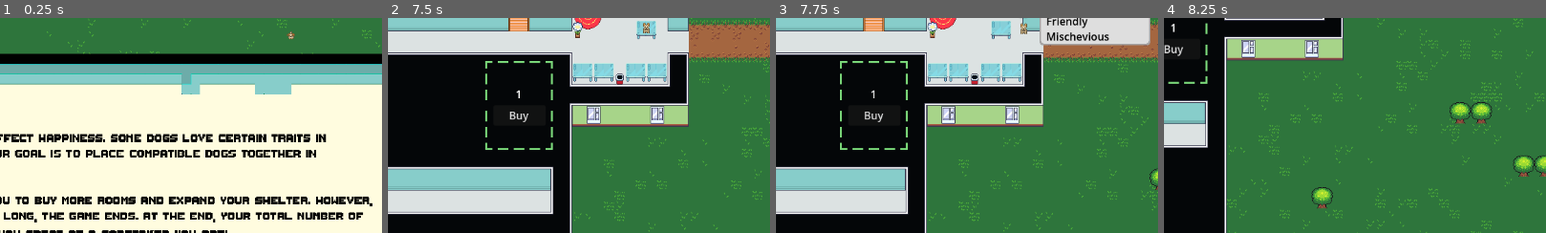
Above: before the commit, frames 1-4 (left to right).
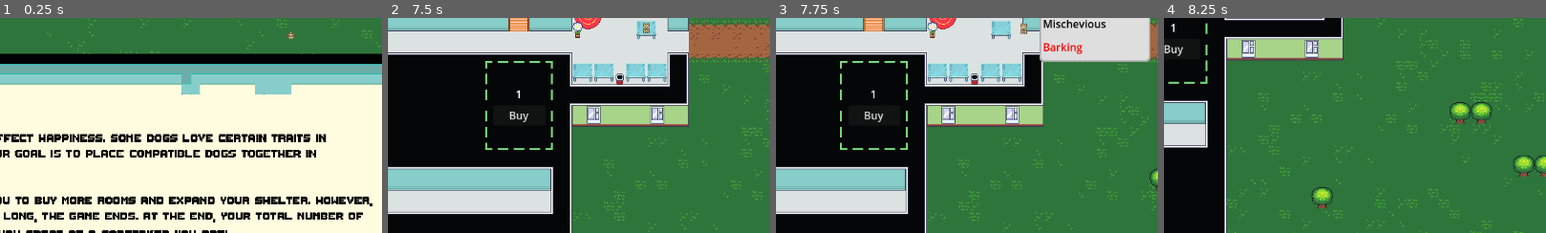
Above: after the commit, the same moments.

Repository: Tausva/DogShelter
Game: Godot game, scene res://scenes/game_menu/game_menu.tscn
The game is run twice, just before and just after one commit, with the same random seed, the same clock (stepped at 60 frames per second) and the same inputs.
Inputs (mouse positions are % of the whole screen's width and height, from its top left):
- Up to frame 1 (0.25 s): no input
- Up to frame 2 (7.5 s): click (76, 87) at 0.5 s; click "Buy" at 1.25 s; click (98, 4) at 2 s; click (77, 36) at 2.75 s; tap Enter at 3.5, 5, 6.5 s; move the mouse to (72, 45) at 3.52 s; hold D (Right) 3.53-4.25 s; click (72, 45) at 3.67 s; tap Space at 4.25, 5.75 s; drag from (30, 55) to (72, 45) at 4.27 s; move the mouse to (60, 28) at 5.02 s; hold D (Right) 5.03-5.75 s; click (60, 28) at 5.17 s; drag from (45, 70) to (20, 35) at 5.77 s; move the mouse to (80, 65) at 6.52 s; hold A (Left) 6.53-7.25 s; click (80, 65) at 6.67 s; drag from (20, 35) to (76, 2) at 7.27 s
- Up to frame 3 (7.75 s): no input
- Up to frame 4 (8.25 s): move the mouse to (55, 50) at 8.02 s; hold S (Down) from 8.03 s (still down); click (55, 50) at 8.17 s
The pictures show only the part of the screen within x 43-93%, y 0-50%; the shares and areas given below are measured in that part.

Frames 1-2 are identical in both runs. In frame 3, 3.3% of the frame differs, in the area x 69-98%, y 0-21%; in frame 4, nothing differs.

Commit message:
updated trait text box, added sound effects

Diff:
--- a/game_manager.gd
+++ b/game_manager.gd
@@ -9,6 +9,7 @@
 var dogs_saved: int = 0
 var end_game_counter: int = 0
 var finish_game_seconds: int = 10
+
 
 func _ready():
 	_start_happiness_timer()
--- a/managers/audio_manager/audio_manager.tscn
+++ b/managers/audio_manager/audio_manager.tscn
@@ -11,6 +11,8 @@
 [ext_resource type="AudioStream" uid="uid://bgjdxrwxtb36b" path="res://assets/Music/418107__crazymonke9__single-dog-bark-1.wav" id="7_5hc7c"]
 [ext_resource type="AudioStream" uid="uid://c0mkg6w7krvf3" path="res://assets/Music/464406__michael_grinnell__dog_bark_2.wav" id="8_ibgrs"]
 [ext_resource type="AudioStream" uid="uid://c02jcg5t4vsyr" path="res://assets/Music/523138__julianmateo__toy-toy-button-press-switch.wav" id="9_lf2xx"]
+[ext_resource type="AudioStream" uid="uid://bay2oivs0uwbr" path="res://assets/Music/525147__williamornelas__coins-selling-sound.wav" id="10_cpfrx"]
+[ext_resource type="AudioStream" uid="uid://33wyc6oo53qt" path="res://assets/Music/551543__philracoindie__8-bit-denyerror-sound.wav" id="11_vh684"]
 
 [sub_resource type="Resource" id="Resource_n3sut"]
 script = ExtResource("2_qym57")
@@ -47,9 +49,19 @@
 title = "Button"
 stream = ExtResource("9_lf2xx")
 
+[sub_resource type="Resource" id="Resource_ke1n8"]
+script = ExtResource("2_qym57")
+title = "Buy"
+stream = ExtResource("10_cpfrx")
+
+[sub_resource type="Resource" id="Resource_75okw"]
+script = ExtResource("2_qym57")
+title = "Deny"
+stream = ExtResource("11_vh684")
+
 [sub_resource type="Resource" id="Resource_d8a6i"]
 script = ExtResource("3_b3icp")
-audio_tracks = Array[ExtResource("2_qym57")]([SubResource("R …(161 unchanged characters)… e_4h6e2"), SubResource("Resource_280jh")])
+audio_tracks = Array[ExtResource("2_qym57")]([SubResource("R …(161 unchanged characters)… e_4h6e2"), SubResource("Resource_280jh"), SubResource("Resource_ke1n8"), SubResource("Resource_75okw")])
 
 [node name="AudioManager" type="Node"]
 script = ExtResource("1_bo2w1")
--- a/managers/audio_manager/audio_player_pool.gd
+++ b/managers/audio_manager/audio_player_pool.gd
@@ -17,3 +17,6 @@
 
 func _on_player_finished(stream_player: AudioStreamPlayer) -> void:
 	ready_audio_players.append(stream_player)
+	var connections = stream_player.finished.get_connections()
+	for connection in connections:
+		stream_player.finished.disconnect(connection["callable"])
--- a/scenes/MartiumTest/martium_test_scene.gd
+++ /dev/null
@@ -1,37 +0,0 @@
-extends Node2D
-@onready var happy = $"Happyness Component"
-@onready var happy2 = $"Happyness Component2"
-@onready var happy3 = $"Happyness Component3"
-@onready var happy4 = $"Happyness Component4"
-@onready var happy_button = $Button
-@onready var happy_button2 = $Button2
-@onready var happy_button3 = $Button3
-@onready var happy_button4 = $Button4
-
-# Called when the node enters the scene tree for the first time.
-func _ready() -> void:
-	happy_button.pressed.connect(_on_button_pressed)
-	happy_button2.pressed.connect(_on_button_pressed2)
-	happy_button3.pressed.connect(_on_button_pressed3)
-	happy_button4.pressed.connect(_on_button_pressed4)
-
-
-# Called every frame. 'delta' is the elapsed time since the previous frame.
-func _process(delta: float) -> void:
-	pass
-
-
-func _on_button_pressed() -> void:
-	happy.is_happy = !happy.is_happy
-
-
-func _on_button_pressed2() -> void:
-	happy2.is_happy = !happy2.is_happy
-
-
-func _on_button_pressed3() -> void:
-	happy3.is_happy = !happy3.is_happy
-
-
-func _on_button_pressed4() -> void:
-	happy4.is_happy = !happy4.is_happy
--- a/scenes/MartiumTest/martium_test_scene.tscn
+++ /dev/null
@@ -1,65 +0,0 @@
-[gd_scene load_steps=8 format=3 uid="uid://bwopiytt2dth5"]
-
-[ext_resource type="Script" path="res://scenes/MartiumTest/martium_test_scene.gd" id="1_sbyj4"]
-[ext_resource type="PackedScene" uid="uid://cjnhjj8fcmihv" path="res://scenes/cursor/cursor.tscn" id="2_ar4kh"]
-[ext_resource type="PackedScene" uid="uid://c4udinlll0vf8" path="res://scenes/shelter/shelter.tscn" id="3_qnhgq"]
-[ext_resource type="PackedScene" uid="uid://nck7rxri5mp8" path="res://scenes/DogSpawTimer/dog_spawn_timer.tscn" id="3_xsrpf"]
-[ext_resource type="PackedScene" uid="uid://cyoa84fg3cv5m" path="res://scenes/components/happyness_component/happyness_component.tscn" id="4_uu3u0"]
-[ext_resource type="PackedScene" uid="uid://cvxcoja7ghjj3" path="res://scenes/components/overall_happyness_component/overall_happyness_component.tscn" id="6_5ryfp"]
-[ext_resource type="PackedScene" uid="uid://dimkdnbwbvsfd" path="res://scenes/camera_controller/camera_controller.tscn" id="7_mr5sw"]
-
-[node name="MartiumTestScene" type="Node2D"]
-script = ExtResource("1_sbyj4")
-
-[node name="cursor" parent="." instance=ExtResource("2_ar4kh")]
-visible = false
-
-[node name="DogSpawnTimer" parent="." instance=ExtResource("3_xsrpf")]
-position = Vector2(132, 132)
-
-[node name="Shelter" parent="." instance=ExtResource("3_qnhgq")]
-position = Vector2(787, 176)
-
-[node name="Happyness Component" parent="." instance=ExtResource("4_uu3u0")]
-position = Vector2(464, 263)
-
-[node name="Happyness Component2" parent="." instance=ExtResource("4_uu3u0")]
-position = Vector2(374, 216)
-
-[node name="Happyness Component3" parent="." instance=ExtResource("4_uu3u0")]
-position = Vector2(489, 221)
-
-[node name="Happyness Component4" parent="." instance=ExtResource("4_uu3u0")]
-position = Vector2(452, 208)
-
-[node name="Button" type="Button" parent="."]
-offset_left = 40.0
-offset_top = 35.0
-offset_right = 119.0
-offset_bottom = 45.0
-
-[node name="Button2" type="Button" parent="."]
-offset_left = 51.0
-offset_top = 52.0
-offset_right = 130.0
-offset_bottom = 62.0
-
-[node name="Button3" type="Button" parent="."]
-offset_left = 53.0
-offset_top = 82.0
-offset_right = 132.0
-offset_bottom = 92.0
-
-[node name="Button4" type="Button" parent="."]
-offset_left = 51.0
-offset_top = 66.0
-offset_right = 130.0
-offset_bottom = 76.0
-
-[node name="OverallHappynessComponent" parent="." instance=ExtResource("6_5ryfp")]
-offset_left = 779.0
-offset_top = 3.0
-offset_right = 779.0
-offset_bottom = 3.0
-
-[node name="CameraController" parent="." instance=ExtResource("7_mr5sw")]
--- a/scenes/UI/end_screen.gd
+++ b/scenes/UI/end_screen.gd
@@ -18,6 +18,7 @@
 
 func _on_quit_button_pressed() -> void:
 	AudioManager.play_audio("Button")
+	GameManager.reset_all_parameters_to_default()
 	var tree = get_tree()
 	await tree.create_timer(press_delay).timeout
 	tree.change_scene_to_file("res://scenes/game_menu/game_menu.tscn")
--- a/scenes/components/trait_text_box/trait_text_box_component.gd
+++ b/scenes/components/trait_text_box/trait_text_box_component.gd
@@ -1,8 +1,9 @@
 class_name TraitTextBoxComponent extends Area2D
 
-@onready var trait_text_box: RichTextLabel = $Node2D/Control/TraitTextBox
 @onready var control: Control = $Node2D/Control
 @onready var node_2d: Node2D = $Node2D
+@onready var second_label: Label = $Node2D/Control/NinePatchRect/MarginContainer/VBoxContainer/Label2
+@onready var first_label: Label = $Node2D/Control/NinePatchRect/MarginContainer/VBoxContainer/Label
 
 @export var box_spawn_point: Node2D
 
@@ -21,13 +22,24 @@
 		control.scale = Vector2.ONE / camera.zoom
 
 
-func update_traits(traits_text: String, line_count: int) -> void:
+func update_traits(first_text: String, first_text_color: Color, second_text: String, second_text_color: Color, line_count: int) -> void:
 	var line_height = 25
-	control.size.y = line_count * line_height
+
+	if !first_text.is_empty() and !second_text.is_empty():
+		line_count += 1
+		control.size.y = line_count * line_height
+	else:
+		control.size.y = (line_count + .5) * line_height
+
 	control.position.y = line_count * line_height / -2
-	trait_text_box.text = traits_text
 
-	initialized = !traits_text.is_empty()
+	first_label.text = first_text
+	second_label.text = second_text
+
+	first_label.add_theme_color_override("font_color", first_text_color)
+	second_label.add_theme_color_override("font_color", second_text_color)
+
+	initialized = !first_text.is_empty() or !second_text.is_empty()
 
 	if is_entered:
 		control.show()
--- a/scenes/components/trait_text_box/trait_text_box_component.tscn
+++ b/scenes/components/trait_text_box/trait_text_box_component.tscn
@@ -34,24 +34,31 @@
 patch_margin_right = 10
 patch_margin_bottom = 10
 
-[node name="TraitTextBox" type="RichTextLabel" parent="Node2D/Control"]
-layout_mode = 1
-anchors_preset = -1
-anchor_right = 1.0
-anchor_bottom = 1.0
-offset_left = 10.0
-offset_top = 10.0
-offset_right = -10.0
-offset_bottom = -10.0
-grow_horizontal = 2
-grow_vertical = 2
-mouse_filter = 1
-theme_override_colors/default_color = Color(0, 0, 0, 1)
+[node name="MarginContainer" type="MarginContainer" parent="Node2D/Control/NinePatchRect"]
+layout_mode = 0
+offset_right = 40.0
+offset_bottom = 40.0
+theme_override_constants/margin_left = 5
+theme_override_constants/margin_top = 5
+theme_override_constants/margin_right = 5
+theme_override_constants/margin_bottom = 5
+
+[node name="VBoxContainer" type="VBoxContainer" parent="Node2D/Control/NinePatchRect/MarginContainer"]
+layout_mode = 2
+
+[node name="Label" type="Label" parent="Node2D/Control/NinePatchRect/MarginContainer/VBoxContainer"]
+layout_mode = 2
 text = "Test
 Test"
-fit_content = true
-scroll_active = false
-autowrap_mode = 0
+
+[node name="MarginContainer" type="MarginContainer" parent="Node2D/Control/NinePatchRect/MarginContainer/VBoxContainer"]
+layout_mode = 2
+theme_override_constants/margin_top = 4
+
+[node name="Label2" type="Label" parent="Node2D/Control/NinePatchRect/MarginContainer/VBoxContainer"]
+layout_mode = 2
+text = "Test
+Test"
 
 [connection signal="area_entered" from="." to="." method="_on_area_entered"]
 [connection signal="area_exited" from="." to="." method="_on_area_exited"]
--- a/scenes/cursor/cursor.gd
+++ b/scenes/cursor/cursor.gd
@@ -29,7 +29,8 @@
 
 func _release_component() -> void:
 	dragging = false
-	active_draggable_component.release()
+	if active_draggable_component:
+		active_draggable_component.release()
 
 
 func _on_area_entered(area: Area2D) -> void:
--- a/scenes/dog/dog.gd
+++ b/scenes/dog/dog.gd
@@ -78,7 +78,16 @@
 		dog_traits.append(dog_trait)
 		dog_traits_in_string += dog_trait.TraitType.keys()[dog_trait.current_trait].capitalize() + "\n"
 
-	$TraitTextBoxComponent.update_traits(dog_traits_in_string, dog_traits.size())
+	var hated_traits: Dictionary
+	for dog_trait in dog_traits:
+		for hated_trait in dog_trait.hated_traits:
+			hated_traits.get_or_add(hated_trait)
+
+	var hated_traits_in_string: String
+	for hated_trait in hated_traits.keys():
+		hated_traits_in_string += Trait.TraitType.keys()[hated_trait].capitalize() + "\n"
+
+	$TraitTextBoxComponent.update_traits(dog_traits_in_string, Color(0, 0, 0), hated_traits_in_string, Color(1, 0, 0), dog_traits.size() + hated_traits.size())
 
 
 func _get_trait_count() -> int:
--- a/scenes/purchase_border/purchase_border.gd
+++ b/scenes/purchase_border/purchase_border.gd
@@ -11,7 +11,10 @@
 func _try_purchase() -> void:
 	if GameManager.spend_funds(current_price):
 		purchased.emit(border_position)
+		AudioManager.play_audio("Buy")
 		queue_free()
+	else:
+		AudioManager.play_audio("Deny")
 
 
 func _on_button_pressed() -> void:
--- a/scenes/room/room.gd
+++ b/scenes/room/room.gd
@@ -83,10 +83,6 @@
 	var trait_string: String
 	var traits_size = traits.size()
 
-	if !traits.is_empty():
-		trait_string += "Room:\n"
-		traits_size += 1
-
 	for dog_trait in traits:
 		trait_string += Trait.TraitType.keys()[dog_trait].capitalize()
 		if traits[dog_trait] > 1:
@@ -94,19 +90,15 @@
 		trait_string += "\n"
 
 	var adjacent_traits = get_adjacent_room_traits()
+	var adjacent_traits_string: String
 	if !adjacent_traits.is_empty():
-		if !traits.is_empty():
-			traits_size += 1
-			trait_string += "\n"
-		trait_string += "Adjacent:\n"
 		for dog_trait in adjacent_traits:
-			trait_string += Trait.TraitType.keys()[dog_trait].capitalize()
+			adjacent_traits_string += Trait.TraitType.keys()[dog_trait].capitalize()
 			if adjacent_traits[dog_trait] > 1:
-				trait_string += " x " + str(adjacent_traits[dog_trait])
-			trait_string += "\n"
-		traits_size += adjacent_traits.size() + 1
+				adjacent_traits_string += " x " + str(adjacent_traits[dog_trait])
+			adjacent_traits_string += "\n"
 
-	trait_text_box_component.update_traits(trait_string, traits_size)
+	trait_text_box_component.update_traits(trait_string, Color.BLACK, adjacent_traits_string, Color.DIM_GRAY, traits_size + adjacent_traits.size())
 	_inform_dogs_about_trait_changes()
 
 
Not shown, added: assets/Music/525147__williamornelas__coins-selling-sound.wav.import
Not shown, added: assets/Music/551543__philracoindie__8-bit-denyerror-sound.wav.import
Not shown: 1 places in managers/audio_manager/audio_manager.tscn that only renumber resources
Not shown, added: assets/Music/525147__williamornelas__coins-selling-sound.wav
Not shown, added: assets/Music/551543__philracoindie__8-bit-denyerror-sound.wav
